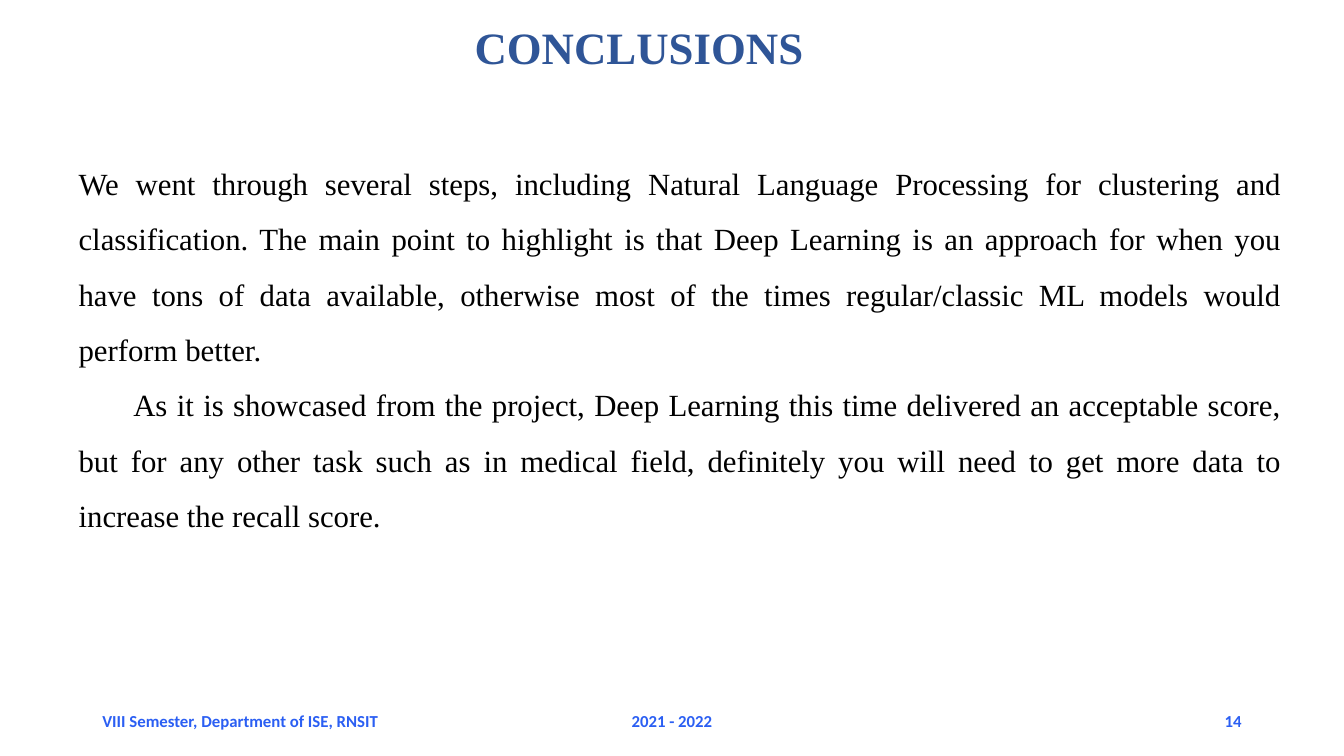
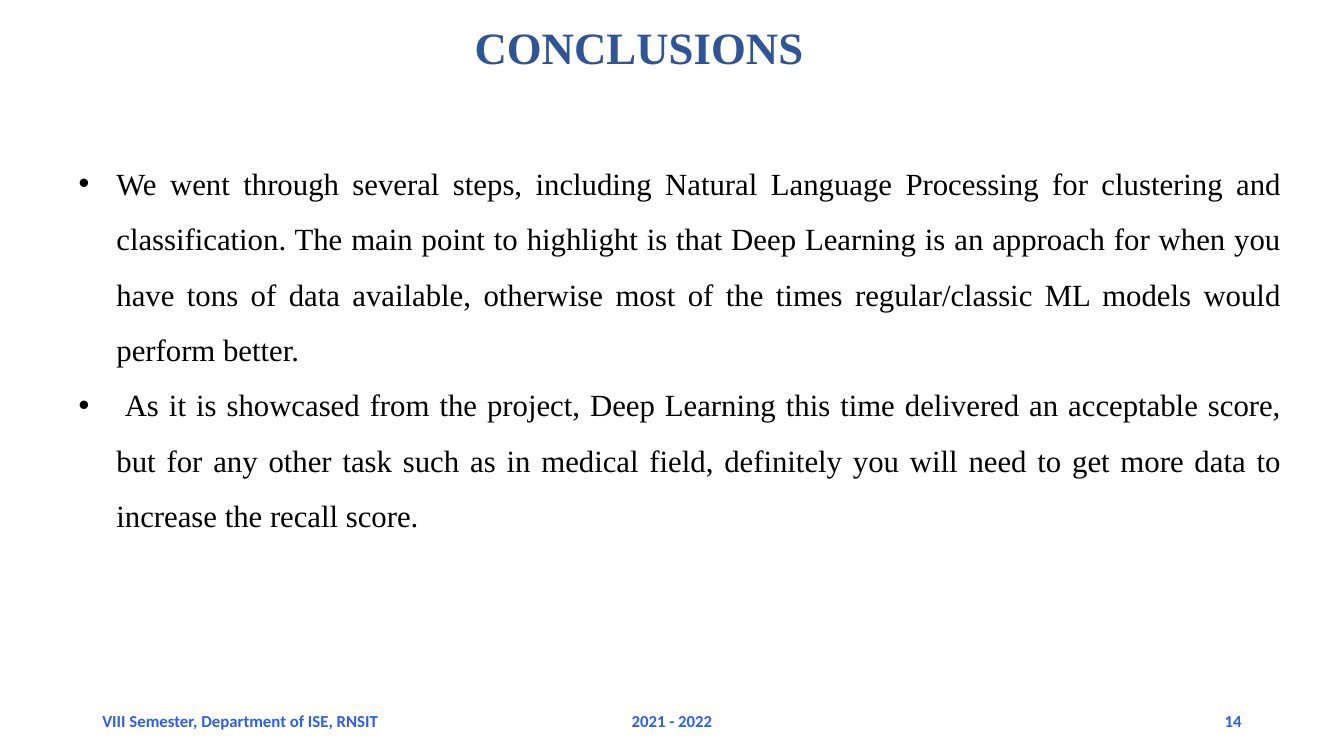
Before and after one commit to aarshabh/Depression-Detection-using-Twitter, a slide deck: slide 14 of PPT PRESENTATION.pptx. Drawn at 1344x756 pixels with LibreOffice and Linux fonts; fonts in the diff are those of the drawing; background and template pictures are left out. Boxes give left, top, right and bottom in pixels: in the first picture for what was removed or moved away, otherwise in the second. Text is boxed around its words. In the diff, an @@ line names an element or a change of style, - is before the commit and + after.

```diff
--- a/PPT PRESENTATION.pptx
+++ b/PPT PRESENTATION.pptx
@@ text "We went through several steps, ..." at [116,173,1281,528]: bullet none to • @@
```
Also in this commit, not shown: 5 other slides changed.
